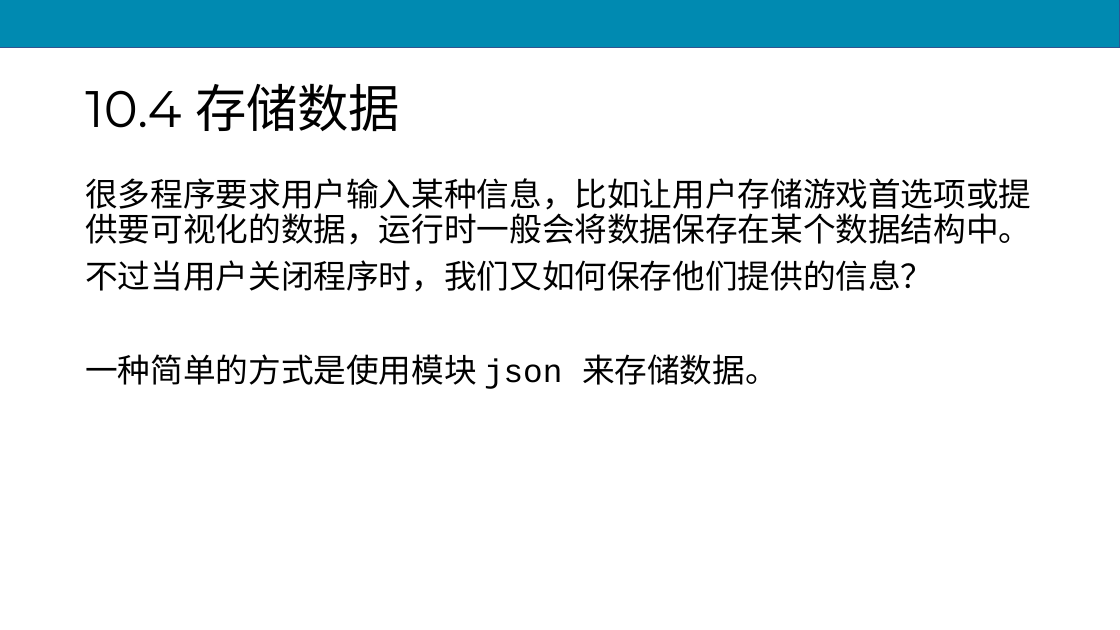
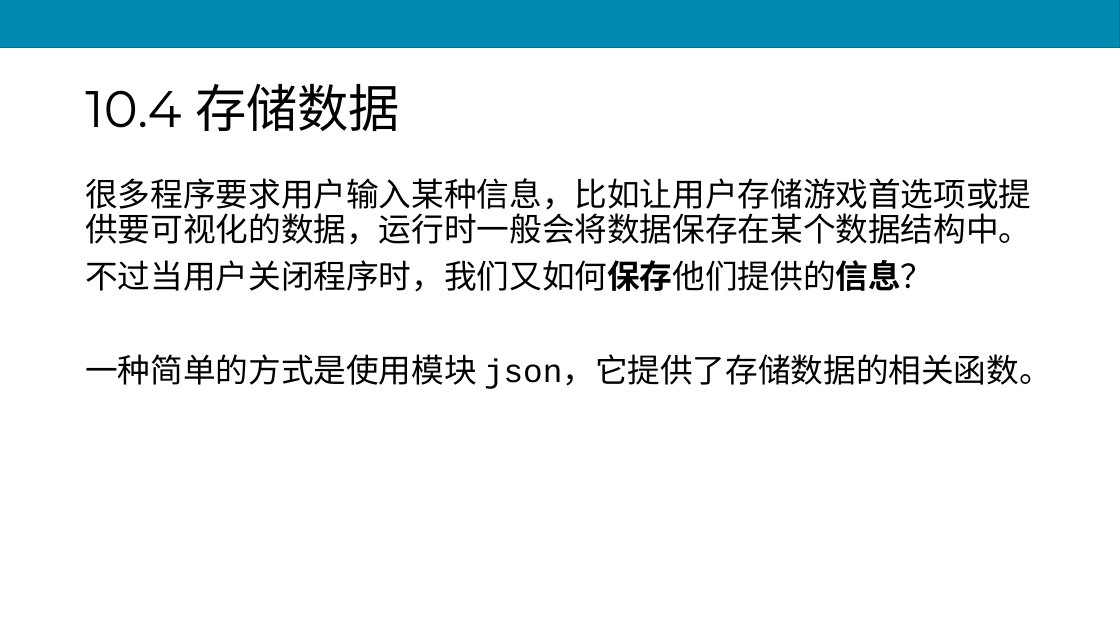
Before and after one commit to scruel/pcc_3e_slides, a slide deck: slide 94 of PPT/python10.pptx. Drawn at 1120x630 pixels with LibreOffice and Linux fonts; fonts in the diff are those of the drawing. Boxes give left, top, right and bottom in pixels: in the first picture for what was removed or moved away, otherwise in the second. Text is boxed around its words. In the diff, an @@ line names an element or a change of style, - is before the commit and + after.

```diff
--- a/PPT/python10.pptx
+++ b/PPT/python10.pptx
@@ text at (85, 260, 933, 292): bold on in "不过当用户关闭程序时，我们又如何保存他们提供的信息？" @@
@@ text at (85, 354, 1052, 389): text changed @@
-一种简单的方式是使用模块 json 来存储数据。
+一种简单的方式是使用模块 json，它提供了存储数据的相关函数。
```
Also in this commit, not shown: 5 other slides changed, 7 other files.
